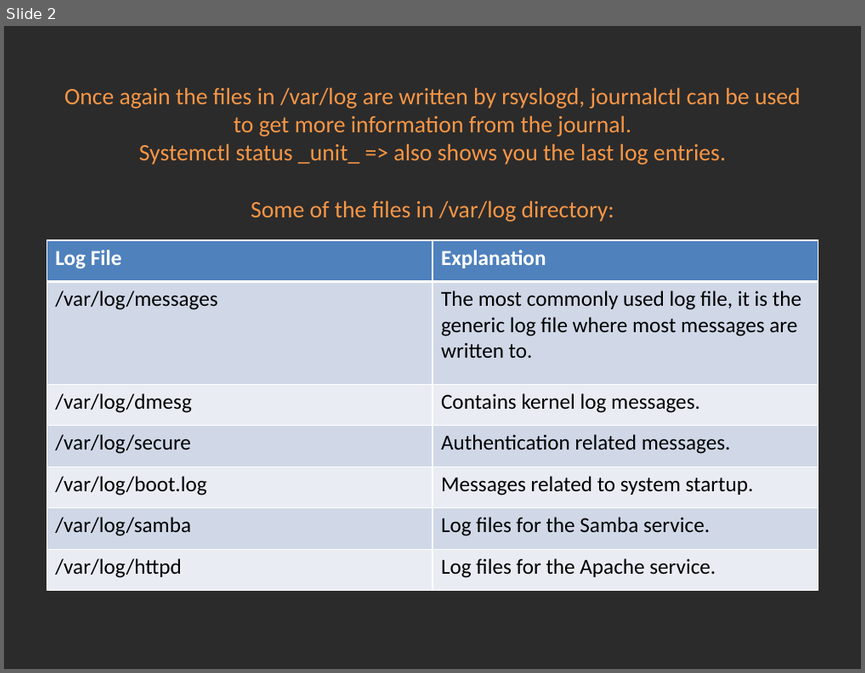
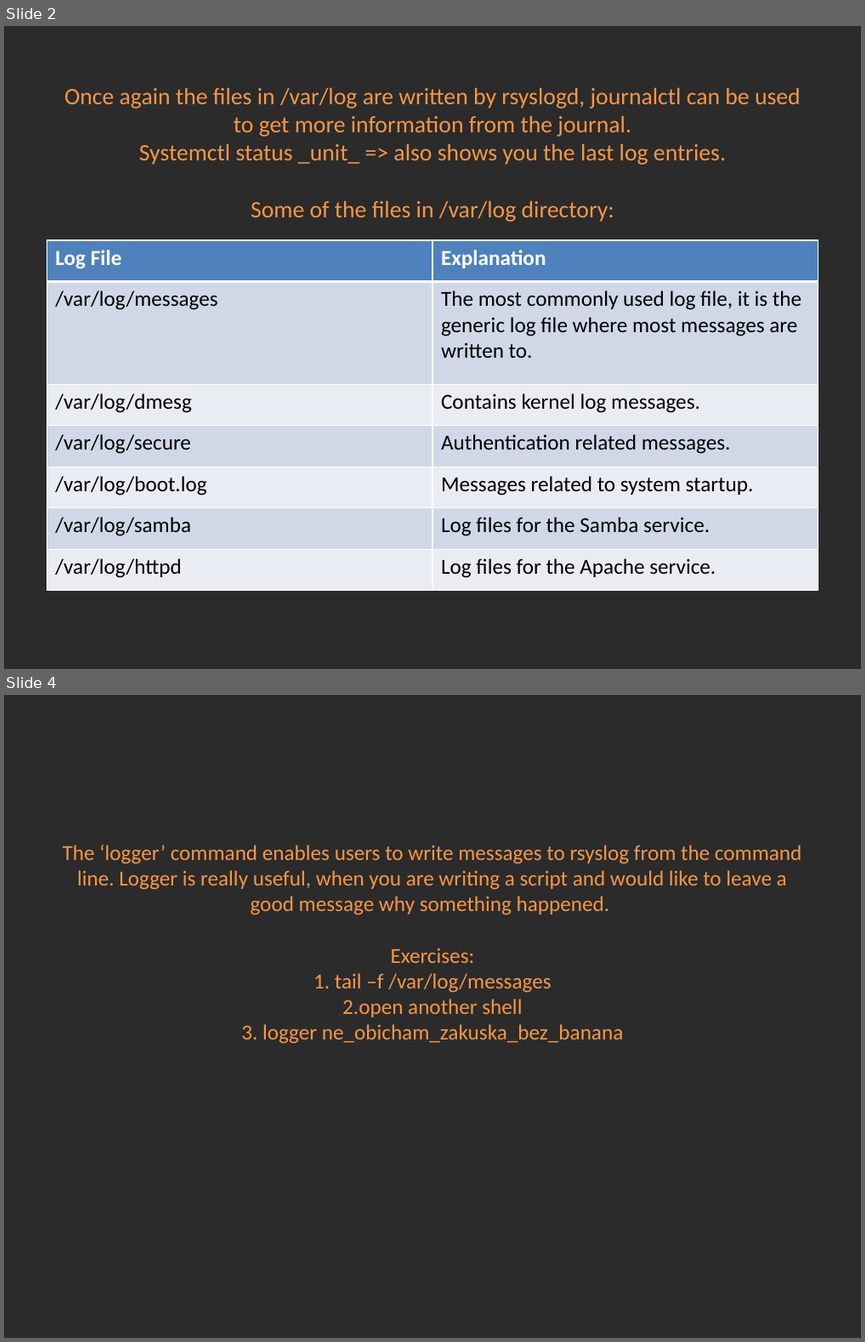
Before and after one commit to Academy-Soft-Intellect/Linux-Course, a slide deck: 11.Logging/11-Logging.pptx. Shown one above the other, each under a label of ours: slide 2 before the commit, slides 2 and 4 after it; the slides between them are not shown. The pictures are 865x673 and 865x1342 pixels, drawn with LibreOffice and Linux fonts; fonts in the diff are those of the drawing; background and template pictures are left out; a plain dark background stands for a picture behind light text. Boxes give left, top, right and bottom in pixels: in the first picture for what was removed or moved away, otherwise in the second. Text is boxed around its words. In the diff, an @@ line names an element or a change of style, - is before the commit and + after.

```diff
--- a/11.Logging/11-Logging.pptx
+++ b/11.Logging/11-Logging.pptx
@@ slide 4 added at <box>4,695,861,1338</box>, background picture (left out) @@
@@ title added at <box>63,845,801,1043</box>, 18 pt, text #F79646 @@
+The ‘logger’ command enables users to write messages to rsyslog from the command line. Logger is really useful, when you are writing a script and would like to leave a good message why something happened.
+Exercises:
+1. tail –f /var/log/messages
+2.open another shell
+3. logger ne_obicham_zakuska_bez_banana
```
Also in this commit, not shown: 1 slide changed, 2 other slides added, 1 slide removed.
